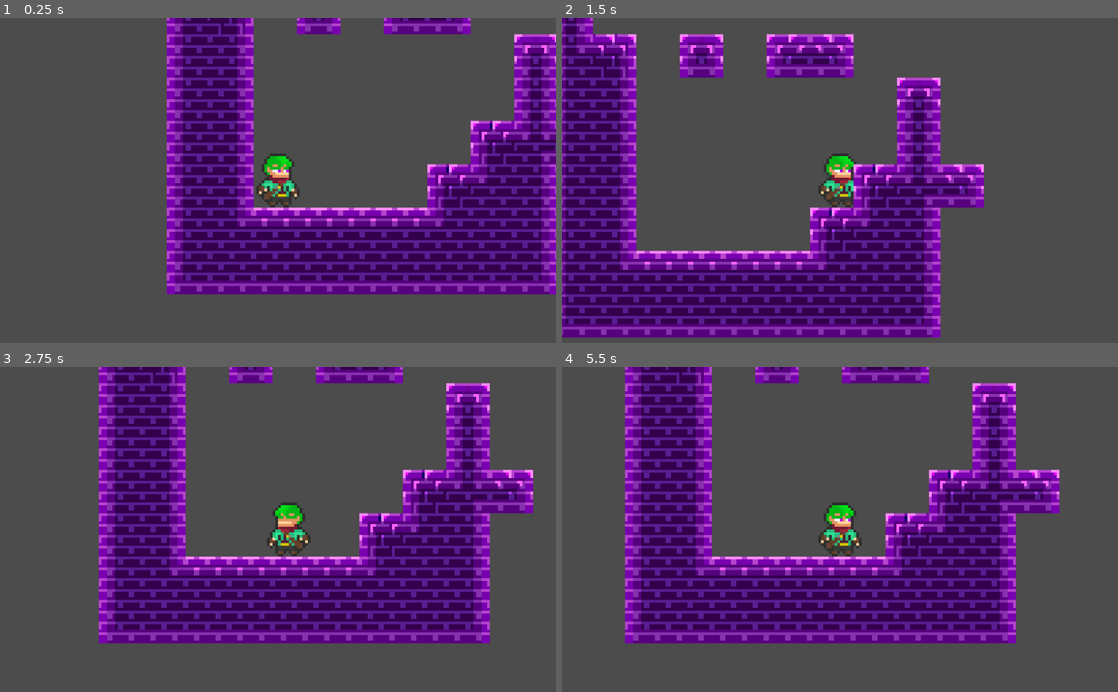
Above: before the commit, frames 1-4 (two rows, left to right).
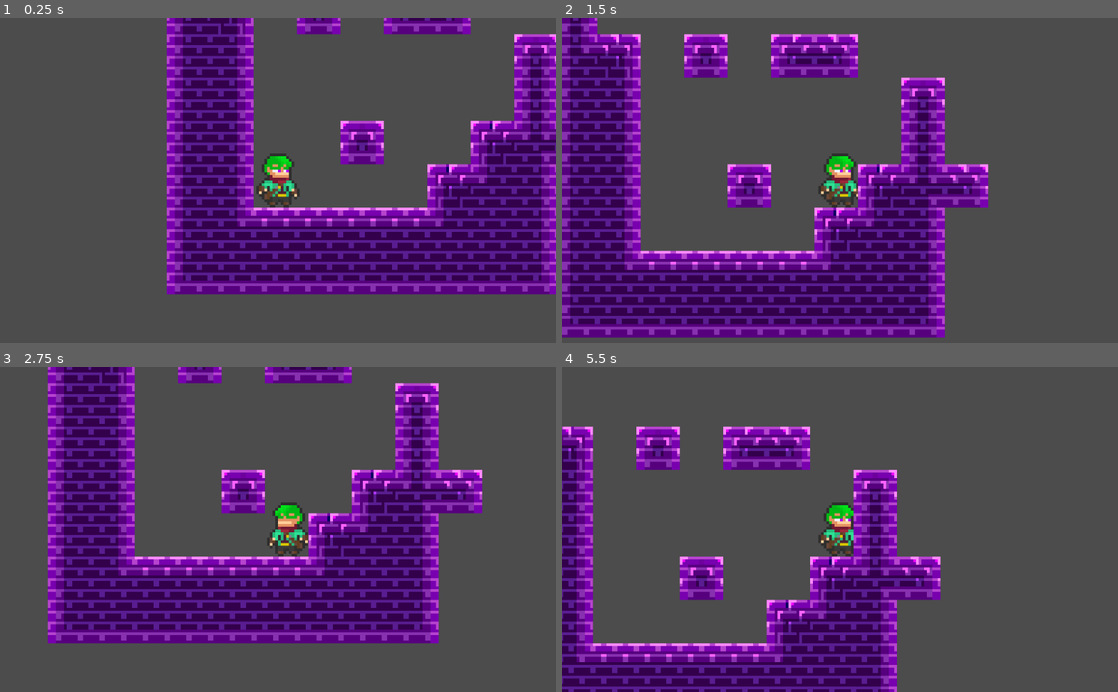
Above: after the commit, the same moments.

Repository: zachreid-96/GODOT-CPT-200
Game: Godot game, scene res://scenes/Maps/Level 1.tscn
Two runs of this game, one before a commit and one after it. Both use one fixed random seed, a clock stepped at 60 frames per second and the inputs below.
Inputs:
- Up to frame 1 (0.25 s): no input
- Up to frame 2 (1.5 s): tap Enter at 0.5 s; hold E (attack) 0.53-1.28 s; hold D (move_right) from 0.53 s (still down); tap Space (move_jump) at 0.77 s; tap E (attack) at 1.35 s
- Up to frame 3 (2.75 s): tap Space (move_jump) at 1.52 s; release D (move_right) at 2.03 s; hold A (move_left) from 2.03 s (still down); hold E (attack) from 2.03 s (still down)
- Up to frame 4 (5.5 s): release A (move_left) at 2.78 s; release E (attack) at 2.78 s; hold D (move_right) 2.78-4.28 s; tap E (attack) at 2.85, 4.35 s; tap Space (move_jump) at 3.02, 3.77, 4.52 s; hold E (attack) 3.53-4.28 s; hold A (move_left) 4.28-5.03 s; hold D (move_right) from 5.03 s (still down); hold E (attack) from 5.03 s (still down)

The runs differ from the first frame. In frame 1, 1.1% of the frame differs, in the area x 61-70%, y 31-46%; in frame 2, 15%; in frame 3, 40%; in frame 4, 52%, in the area x 0-90%, y 0-100%.

Commit message:
Added AnimationTree/Added Duck Mechanic/Fixed Broken Dependencies
Animation Tree created for more complex animation transitions.
Additional animations for Attack, Fall, Hurt, & Die.
Autotile png file updated to fix shading errors and add highlights.
Player renamed and extra scripts removed.
Ducking added: shorter collision box created that is toggled when the "S" button is pressed.
Animations need to be reprogrammed with animation tree code.

Diff:
--- a/interface/counter_assets/Counter.tscn
+++ b/interface/counter_assets/Counter.tscn
@@ -1,8 +1,9 @@
 [gd_scene load_steps=6 format=2]
 
-[ext_resource path="res://assets/sprites/test_sprite.png" type="Texture" id=1]
+[ext_resource path="res://assets/sprites/player_sprite.png" type="Texture" id=1]
 [ext_resource path="res://interface/counter_assets/Counter_BG_100T.png" type="Texture" id=2]
 [ext_resource path="res://themes/fonts/Default_Font.tres" type="DynamicFont" id=3]
+
 
 [sub_resource type="AtlasTexture" id=1]
 atlas = ExtResource( 1 )
--- a/scenes/Maps/Level 1.tscn
+++ b/scenes/Maps/Level 1.tscn
@@ -467,7 +467,7 @@
 tile_set = SubResource( 49 )
 cell_size = Vector2( 16, 16 )
 format = 1
-tile_data = PoolIntArray( -589819, 0, 3, -524287, 0, 196608, …(403 unchanged characters)… 65538, 0, 65536, -65537, 0, 65538, -131067, 0, 0, -131066, 0, 131082, -131065, 0 …(424 unchanged characters)…
+tile_data = PoolIntArray( -589819, 0, 3, -524287, 0, 196608, …(403 unchanged characters)… 65538, 0, 65536, -65537, 0, 65538, -131070, 0, 196611, -131067, 0, 0, -131066, 0, 131082, -131065, 0 …(424 unchanged characters)…
 
 [node name="AudioStreamPlayer" type="AudioStreamPlayer" parent="."]
 stream = ExtResource( 2 )
